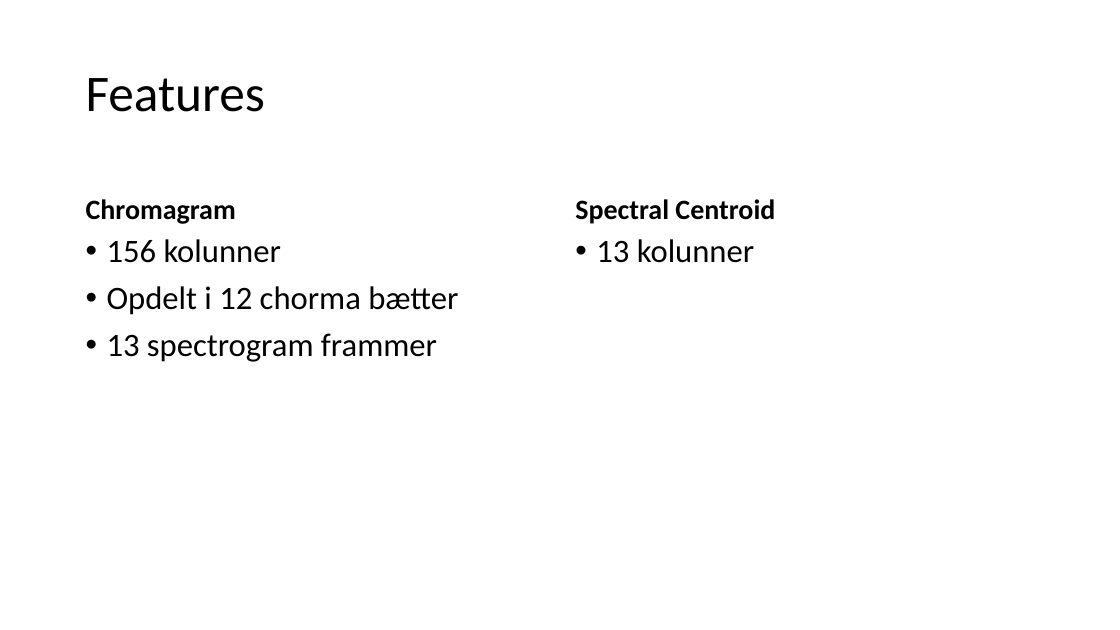
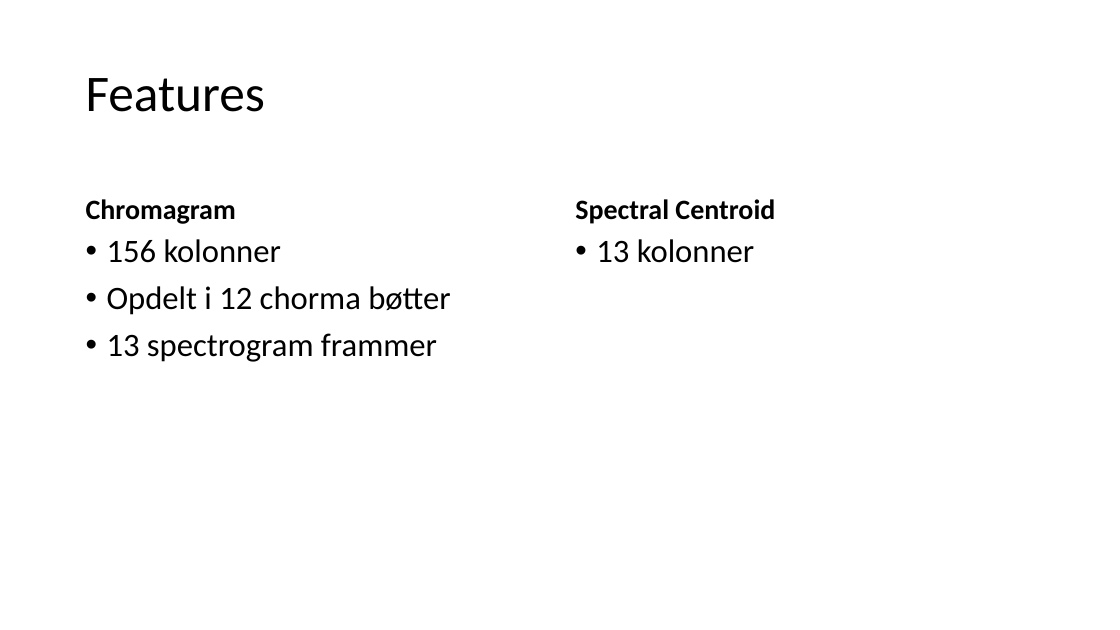
Before and after one commit to BenjaminElifLarsen/Machine_Learning_School, a slide deck: slide 5 of Case/Presentation/Presentation.pptx. Drawn at 1120x630 pixels with LibreOffice and Linux fonts; fonts in the diff are those of the drawing. Boxes give left, top, right and bottom in pixels: in the first picture for what was removed or moved away, otherwise in the second. Text is boxed around its words. In the diff, an @@ line names an element or a change of style, - is before the commit and + after.

Commit message:
working on presentation

```diff
--- a/Case/Presentation/Presentation.pptx
+++ b/Case/Presentation/Presentation.pptx
@@ text at (107, 239, 450, 315): text changed @@
-• 156 kolunner
-• Opdelt i 12 chorma bætter
+• 156 kolonner
+• Opdelt i 12 chorma bøtter
@@ text at (596, 239, 754, 263): text changed @@
-• 13 kolunner
+• 13 kolonner
```
Also in this commit, not shown: 2 other slides changed, 1 slide added.
